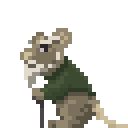
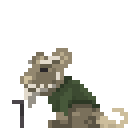
Two versions of the same layered image (128px x 128px). Layer-by-layer changes:
added layer "Layer 10" above "Idle" over box(12, 48, 128, 128)
hid group "Idle" (67 layers) over box(20, 28, 128, 128)
